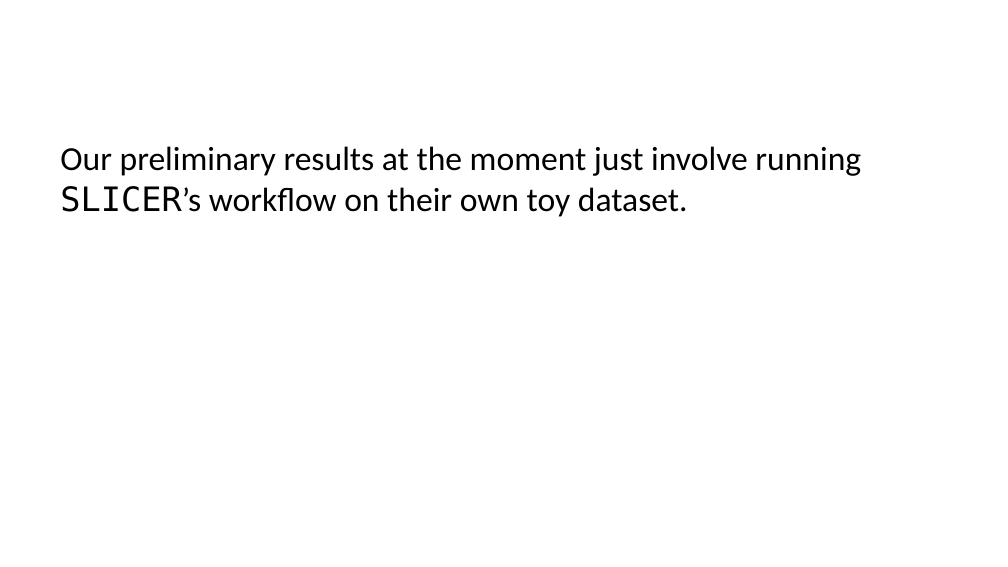
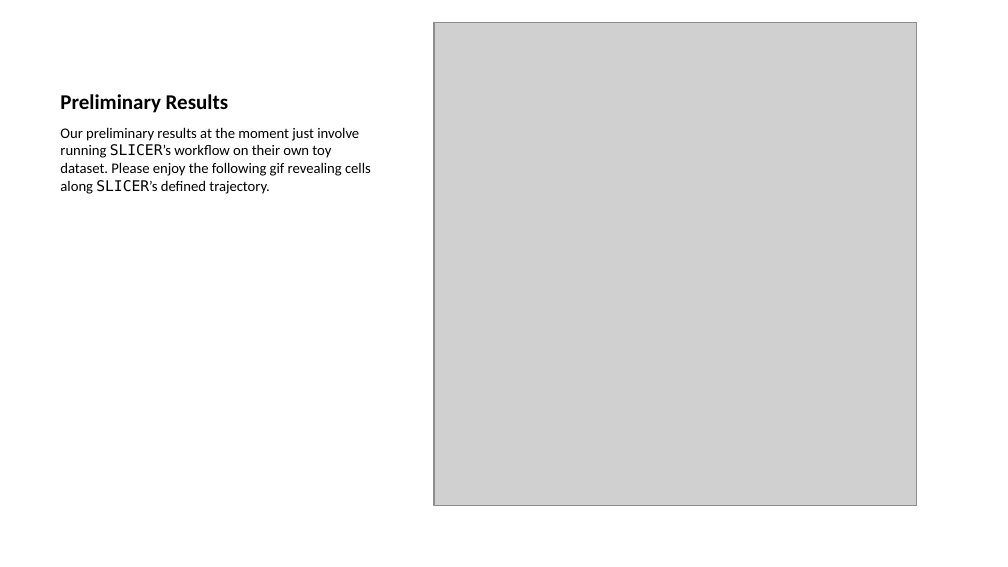
Before and after one commit to jtlandis/Comp683-Proj, a slide deck: slide 12 of _Project-Proposal.pptx. Drawn at 1008x567 pixels with LibreOffice and Linux fonts; fonts in the diff are those of the drawing; grey boxes stand for pictures. Boxes give left, top, right and bottom in pixels: in the first picture for what was removed or moved away, otherwise in the second. Text is boxed around its words. In the diff, an @@ line names an element or a change of style, - is before the commit and + after.

```diff
--- a/_Project-Proposal.pptx
+++ b/_Project-Proposal.pptx
@@ picture added at bbox=[434, 22, 917, 505] @@
@@ title added at bbox=[60, 94, 228, 113], 15 pt, text #000000, bold @@
+Preliminary Results
@@ text at bbox=[60, 127, 371, 194]: text changed; size 24 to 10.5 pt @@
-Our preliminary results at the moment just involve running SLICER’s workflow on their own toy dataset.
+Our preliminary results at the moment just involve running SLICER’s workflow on their own toy dataset. Please enjoy the following gif revealing cells along SLICER’s defined trajectory.
```
Also in this commit, not shown: 6 other slides changed, 1 slide added, 2 slides removed.
